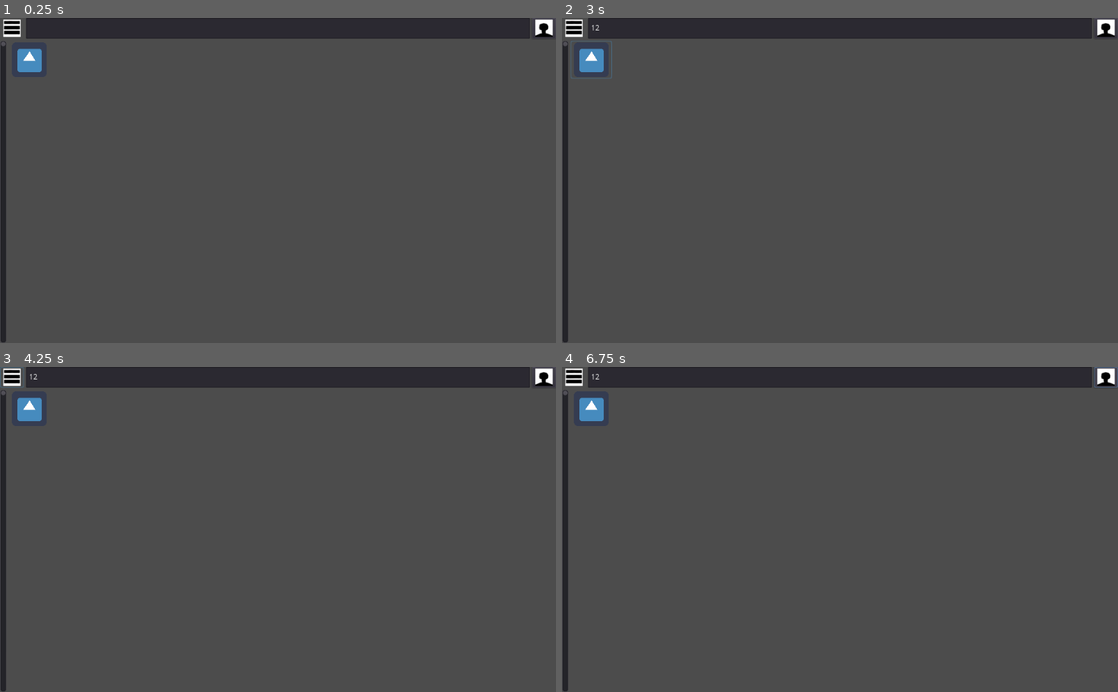
Above: before the commit, frames 1-4 (two rows, left to right).
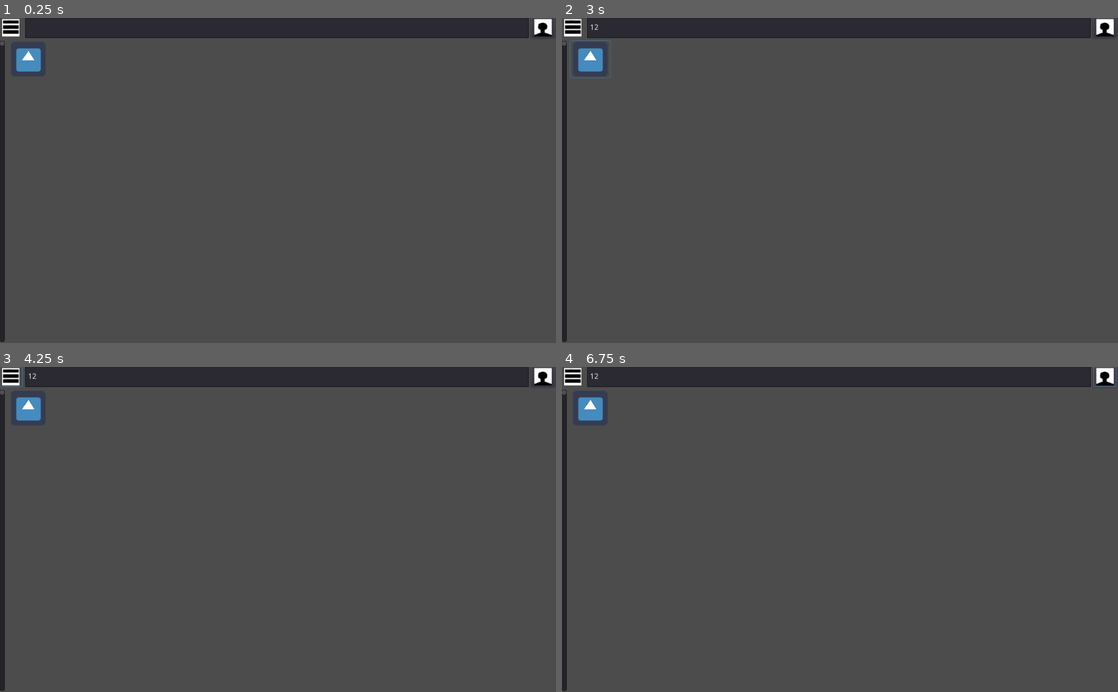
Above: after the commit, the same moments.

Repository: rifqideveloper/code-art-Launcher
Game: Godot game, scene res://codeart/scene/main.tscn
Two runs of this game, one before a commit and one after it. Both use one fixed random seed, a clock stepped at 60 frames per second and the inputs below. The engine's default icon, where the game draws it, is replaced by a stand-in: a white triangle on a blue panel in a dark square.
Inputs (mouse positions are in pixels of both pictures, inside the frame that each line leads up to):
- Up to frame 1 (0.25 s): no input
- Up to frame 2 (3 s): click (840, 27) at 0.52 s; type "12" at 0.6 s; click (573, 27) at 1.25 s; click (1106, 27) at 2 s; click (589, 60) at 2.75 s
- Up to frame 3 (4.25 s): click (11, 376) at 3.5 s
- Up to frame 4 (6.75 s): click (1106, 376) at 4.25 s; click (589, 409) at 5 s; click (573, 376) at 5.75 s; click (1106, 376) at 6.5 s

The runs differ from the first frame. In frame 1, 0.9% of the frame differs, in the area x 0-100%, y 0-100%; in frame 2, 1.0%; in frame 3, 0.9%; in frame 4, 0.9%.

Commit message:
update kedua

Diff:
--- a/codeart/scene/app_halaman.tscn
+++ b/codeart/scene/app_halaman.tscn
@@ -1,8 +1,9 @@
-[gd_scene load_steps=4 format=2]
+[gd_scene load_steps=5 format=2]
 
 [ext_resource path="res://codeart/icon.png" type="Texture" id=1]
 [ext_resource path="res://codeart/script/play.gd" type="Script" id=2]
 [ext_resource path="res://codeart/script/app_halaman.gd" type="Script" id=3]
+[ext_resource path="res://codeart/scene/network/download.tscn" type="PackedScene" id=4]
 
 [node name="app_halaman" type="Control"]
 anchor_right = 1.0
@@ -41,12 +42,8 @@
 margin_top = -20.0
 script = ExtResource( 2 )
 
-[node name="Label" type="Label" parent="VBoxContainer/TextureRect"]
-margin_left = 120.0
-margin_top = 276.0
-margin_right = 160.0
-margin_bottom = 290.0
-text = "100/100"
+[node name="download" parent="VBoxContainer/TextureRect" instance=ExtResource( 4 )]
+position = Vector2( 124, 270 )
 
 [node name="RichTextLabel" type="RichTextLabel" parent="VBoxContainer"]
 margin_top = 302.0
--- a/codeart/scene/main.tscn
+++ b/codeart/scene/main.tscn
@@ -14,10 +14,14 @@
 [node name="VBoxContainer" type="VBoxContainer" parent="."]
 anchor_right = 1.0
 anchor_bottom = 1.0
+margin_left = -2.0
+margin_top = -1.0
+margin_right = -2.0
+margin_bottom = -1.0
 
 [node name="panel_atas" parent="VBoxContainer" instance=ExtResource( 2 )]
 anchor_right = 0.0
 margin_right = 1024.0
-margin_bottom = 24.0
+margin_bottom = 38.0
 
 [connection signal="buka_gui" from="dokumen" to="." method="_buat_gui"]
--- /dev/null
+++ b/codeart/scene/network/download.tscn
@@ -0,0 +1,13 @@
+[gd_scene load_steps=2 format=2]
+
+[ext_resource path="res://codeart/script/network/download.gd" type="Script" id=1]
+
+[node name="download" type="Node2D"]
+script = ExtResource( 1 )
+
+[node name="HTTPRequest" type="HTTPRequest" parent="."]
+use_threads = true
+
+[node name="Label" type="Label" parent="."]
+margin_right = 40.0
+margin_bottom = 14.0
--- a/codeart/script/app_halaman.gd
+++ b/codeart/script/app_halaman.gd
@@ -4,4 +4,17 @@
 var nama : String = ""
 
 func _ready():
+	var f : File = File.new()
+	print(link)
+
+	if f.open("user://data_code_art.dat",File.READ) == OK :
+		var v = f.get_var()
+
+		var ff : File = File.new()
+		if ff.open(v["des"][nama],File.READ) == OK :
+			v = ff.get_as_text()
+			$VBoxContainer/RichTextLabel.text = v
+		ff.close()
+
+	f.close()
 	pass
--- a/codeart/script/dokumen.gd
+++ b/codeart/script/dokumen.gd
@@ -1,21 +1,33 @@
 extends Node
 signal buka_gui(data)
 var data : Dictionary = {
-	"ver" : "0.2",
+	"ver" : 0.1,
 	"data" : "user://game",
 	"link":{
+
+	},
+	"des" : {
+
+	},
+	"icon" : {
+
+	},
+	"background" : {
 
 	}
 }
 
 const dat : String = "user://data_code_art.dat"
 func _ready():
-
+	if File.new().file_exists("./data/Free Person shooter.pck") :
+		Directory.new().copy("./data/Free Person shooter.pck", data["data"] + "/Free Person shooter.pck")
+		print("file test ada")
 	var f : File = File.new()
 	if OK == f.open(dat,File.READ_WRITE):
 		var v = f.get_var()
-		if data["ver"] == v["ver"] :
+		if data["ver"] != v["ver"] :
 			data = v
+
 	elif OK == f.open(dat,File.WRITE):
 		print("buat baru")
 	else:
@@ -25,13 +37,22 @@
 		dir.list_dir_begin()
 		var file_name : String = dir.get_next()
 		while file_name != "":
-			if dir.current_is_dir():
-				print("Found directory: " + file_name)
-			elif filename.find_last(".pck"):
+			if file_name.ends_with(".pck") :
 				var v = file_name.replace(".pck","")
-				data["link"][v] = data["data"] +"//"+ file_name
+				data["link"][v] = data["data"] +"/"+ file_name
 				print("Found pck file: " ,data["link"][v])
-
+			elif file_name.ends_with(".webp.icon"):
+				var v = file_name.replace(".webp.icon","")
+				data["icon"][v] = data["data"] +"/"+ file_name
+				print("Found icon file: " ,data["icon"][v])
+			elif file_name.ends_with(".txt.des") :
+				var v = file_name.replace(".txt.des","")
+				data["des"][v] = data["data"] +"/"+ file_name
+				print("Found descripsi file: " ,data["des"][v])
+			elif file_name.ends_with(".webp.background") :
+				var v = file_name.replace(".webp.background","")
+				data["background"][v] = data["data"] +"/"+ file_name
+				print("Found background file: " ,data["background"][v])
 			file_name = dir.get_next()
 	f.store_var(data)
 	f.close()
--- a/codeart/script/gui.gd
+++ b/codeart/script/gui.gd
@@ -21,8 +21,11 @@
 		v.queue_free()
 	for i in app_list :
 		var v : Node = app.instance()
+		print("list",i)
+		#v.nama = i[0]
+		#v.link = i[1]
 		v.data = {
-			"name":i[0]
+			"nama":i[0]
 			,"link":i[1]
 		}
 		v.connect("ke_app_halaman",self,"_ke_app_halaman")
--- a/codeart/script/main.gd
+++ b/codeart/script/main.gd
@@ -23,4 +23,5 @@
 	_segarkan()
 	var v :Node= load("res://codeart/scene/app_halaman.tscn").instance()
 	v.link = data["link"]
+	v.nama = data["nama"]
 	$VBoxContainer.add_child(v)
--- /dev/null
+++ b/codeart/script/network/download.gd
@@ -0,0 +1,27 @@
+extends Node2D
+signal download(nama_file_tujuan,link)
+onready var _request : Node = $HTTPRequest
+
+var download_mulai : bool = false
+
+func _ready():
+	_request.connect("request_completed", self, "_on_request_completed")
+	connect("download",self,"_download_file")
+
+func _download_file(nama_file_tujuan:String,link:String) -> void :
+	#_request.connect("request_completed", self, "_on_request_completed")
+	$Label.text = "Doing request..."
+	_request.set_download_file(nama_file_tujuan)
+	_request.request(link)
+	download_mulai = true
+
+func _on_request_completed(result, response_code, headers, body):
+	download_mulai = false
+	$Label.text = "finist..." + str(_request.get_body_size())
+	print("Request completed ", result, ", ", response_code)
+
+func _process(delta):
+	if download_mulai :
+		$Label.text = "downloading..." + str(_request.get_downloaded_bytes())
+		if _request.get_body_size() != -1 :
+			$Label.text += "/" + str(_request.get_body_size())
--- a/codeart/script/play.gd
+++ b/codeart/script/play.gd
@@ -12,7 +12,10 @@
 export (_state) var state : int = _state.siap
 
 func _ready():
-	pass
+
+	if !File.new().file_exists($"../../..".nama) :
+		state = _state.belum_di_download
+
 
 func _physics_process(delta) -> void:
 	if state == _state.siap :
@@ -39,7 +42,7 @@
 
 func _on_play_pressed():
 	if state == _state.belum_di_download or state == _state.belum_di_update:
-		 _update()
+		_update()
 	state = _state.looding
 	if File.new().file_exists($"../../..".link):
 		var v : Node = load("res://codeart/scene/game.tscn").instance()
Not shown, changed: export_presets.cfg
Not shown, added: New Teks OpenDocument.odt
Not shown, added: data/Free Person shooter.pck
